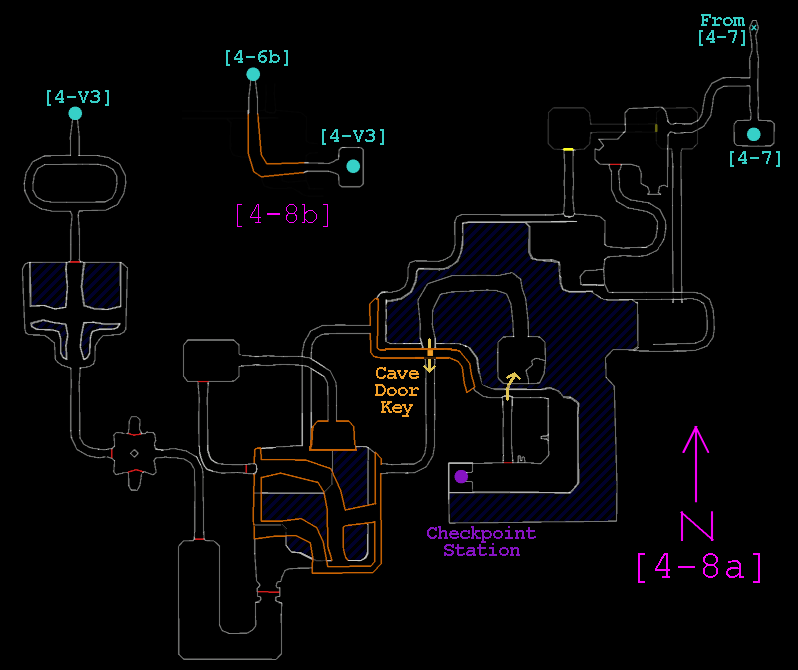
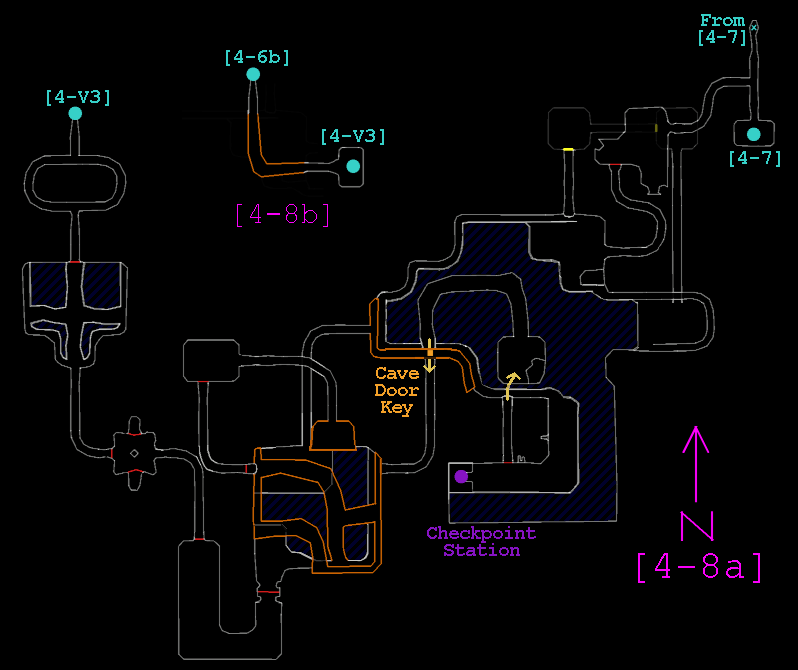
The second (798, 670) image is a revision of the first. Changes to its layers:
painted on "4-8a" over box(379, 458, 382, 475)
